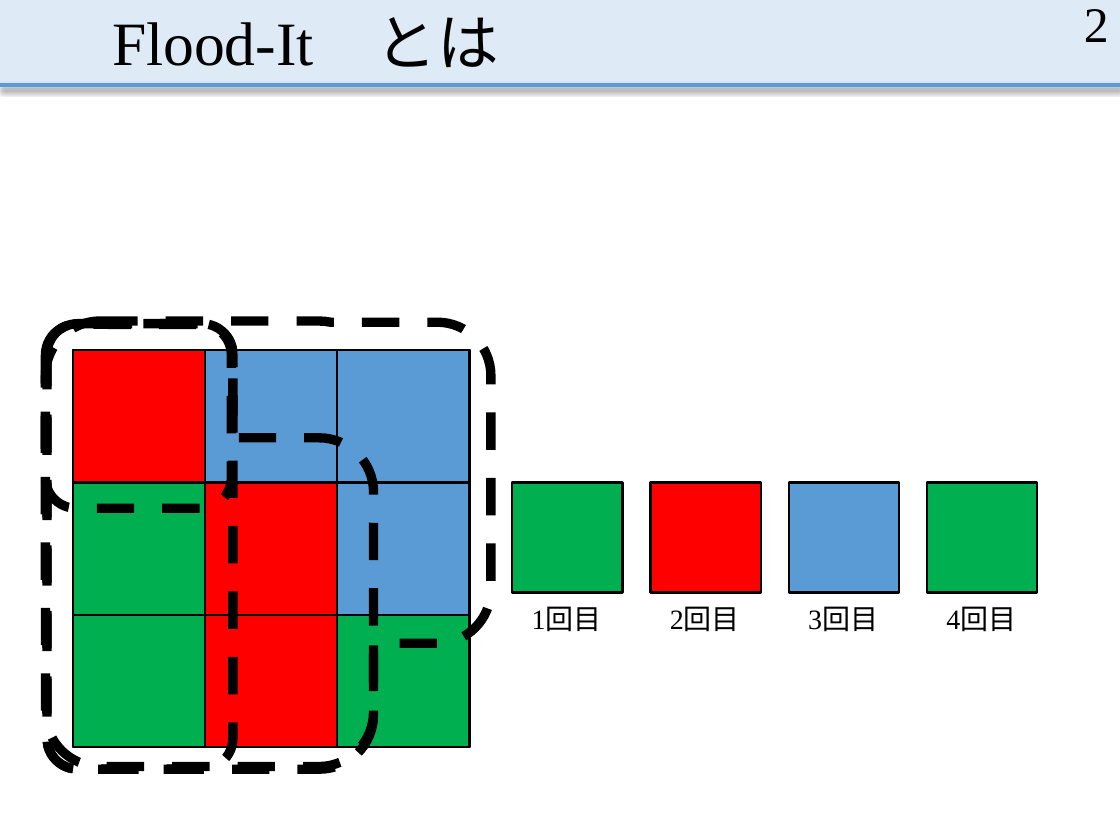
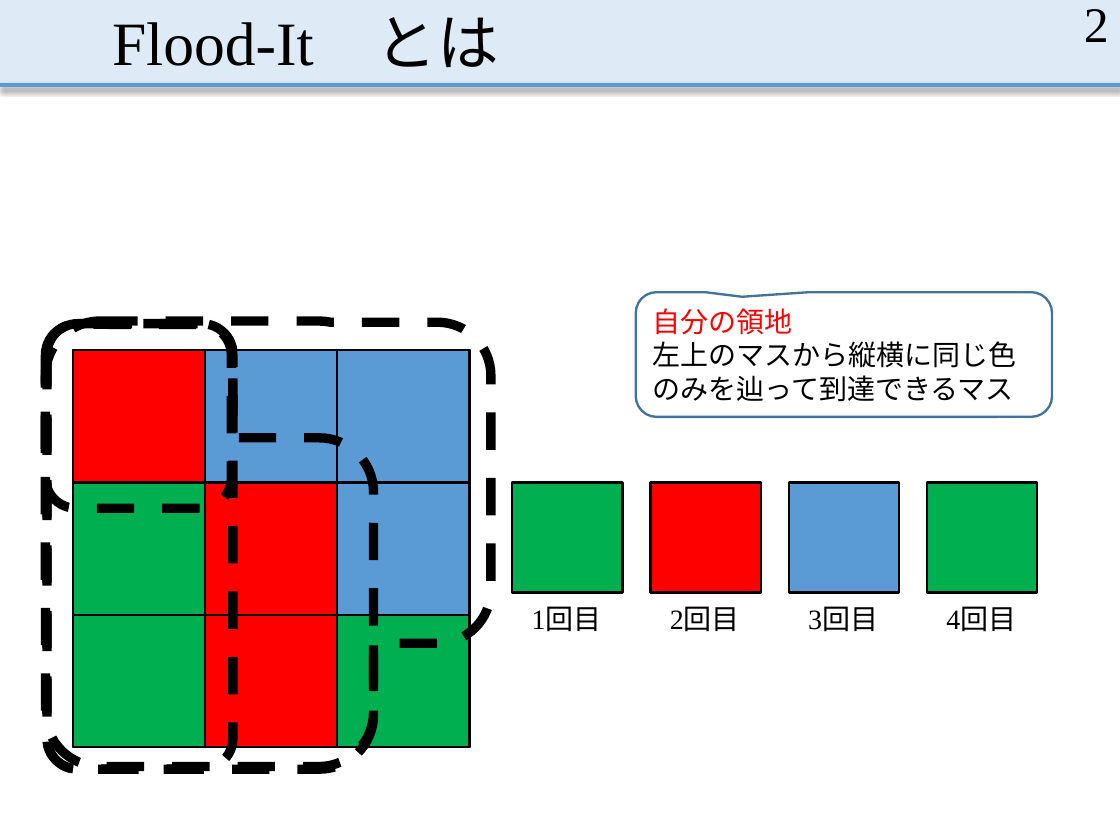
Before and after one commit to MasayaOda/SR, a slide deck: slide 2 of 中間発表.pptx. Drawn at 1120x840 pixels with LibreOffice and Linux fonts; fonts in the diff are those of the drawing; grey boxes stand for pictures. Boxes give left, top, right and bottom in pixels: in the first picture for what was removed or moved away, otherwise in the second. Text is boxed around its words. In the diff, an @@ line names an element or a change of style, - is before the commit and + after.

```diff
--- a/中間発表.pptx
+++ b/中間発表.pptx
@@ rounded speech box added at box(636, 292, 1053, 417), outline #43739E 1.5 pt, 18 pt, text #000000 @@
+自分の領地
+左上のマスから縦横に同じ色のみを辿って到達できるマス
```
Also in this commit, not shown: 8 other slides changed, 2 slides added.
